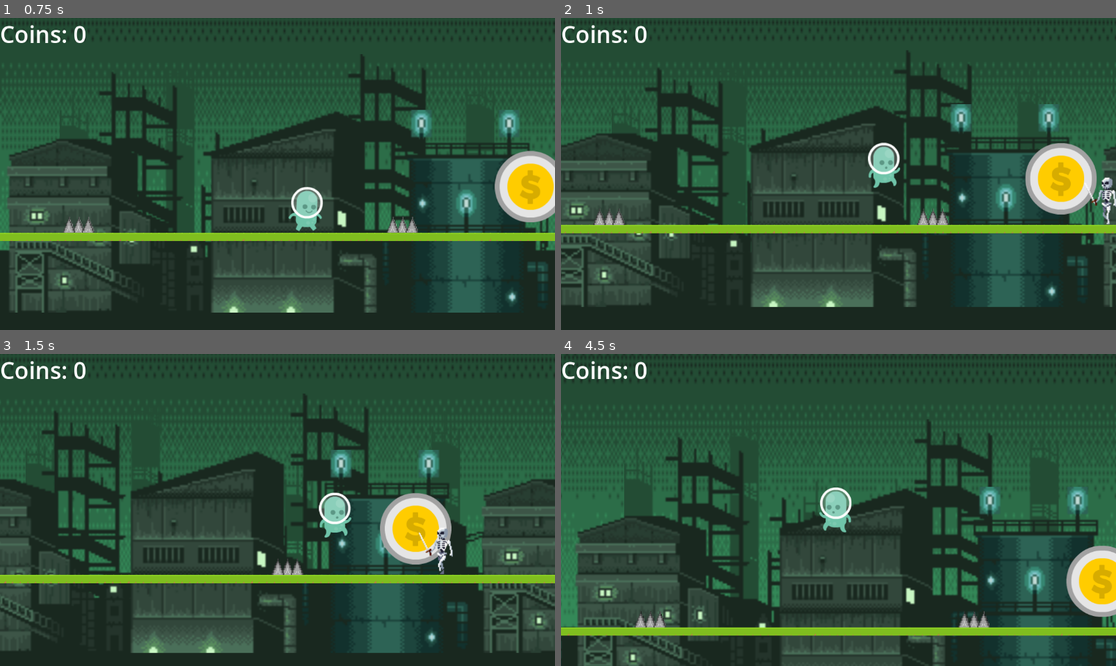
Above: before the commit, frames 1-4 (two rows, left to right).
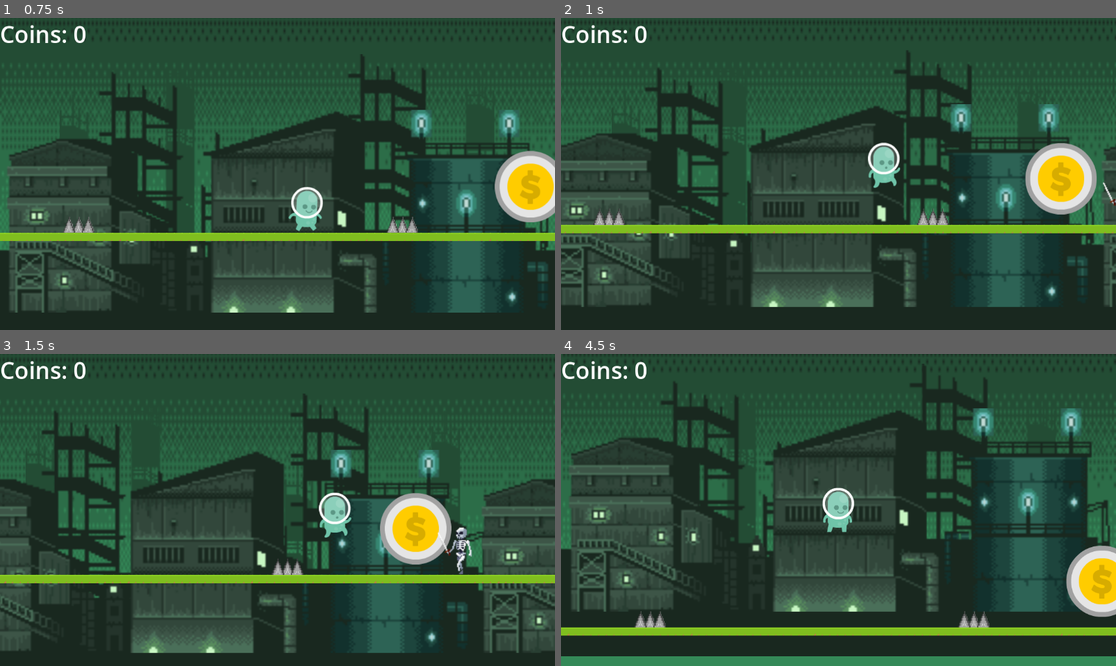
Above: after the commit, the same moments.

Repository: PietPadda/godot-2d-platformer
Game: Godot game, scene res://main.tscn
Same seed, same stepped clock (60 frames per second), same inputs: the game is played once before the commit and once after it.
Inputs:
- Up to frame 1 (0.75 s): tap Enter (ui_accept) at 0.5 s; hold Right (ui_right) from 0.53 s (still down)
- Up to frame 2 (1 s): keep holding Right (ui_right); tap Enter (ui_accept) at 0.77 s
- Up to frame 3 (1.5 s): keep holding Right (ui_right)
- Up to frame 4 (4.5 s): tap Enter (ui_accept) at 1.52, 2.75, 3.02, 3.77, 4.25 s; release Right (ui_right) at 2.03 s; hold Left (ui_left) 2.03-2.78 s; hold Right (ui_right) 2.78-4.28 s; hold Left (ui_left) from 4.28 s (still down)

Frame 1 is identical in both runs. In frame 2, 0.3% of the frame differs, in the area x 95-100%, y 51-67%; in frame 3, 0.5%; in frame 4, 37%, in the area x 0-100%, y 0-100%.

Commit message:
feat(enemy): add chase AI and disable inter-enemy collision

Diff:
--- a/godot-2d-platformer/mob/mob.gd
+++ b/godot-2d-platformer/mob/mob.gd
@@ -1,11 +1,16 @@
 extends CharacterBody2D
+
+# state machine enums
+enum {PATROL, CHASE} # efine our states
+var state = PATROL # start in PATROL
+var player = null # var to hold reference to  player
 
 # ready nodes for use
 @onready var animated_sprite = $AnimatedSprite2D
 @onready var ground_check_ray = $RayCast2D
 
 # variables
-var speed = 80.0 # walk speed
+var speed = 40.0 # walk speed
 var direction: float # only init var
 var gravity = ProjectSettings.get_setting("physics/2d/default_gravity")
 var is_stomped = false # death state init
@@ -18,9 +23,22 @@
 	else: # if odd
 		direction = -1.0 # Go left
 
-# mob movement
+# this is our state machine manager
 func _physics_process(delta):
-	# if mob  stomped, STOP all normal movement/animation logic
+	# stomped state
+	if is_stomped:
+		return # early exit
+
+	# state machine
+	match state:
+		PATROL:
+			patrol_state(delta)
+		CHASE:
+			chase_state(delta)
+
+# mob movement (old _physics_process func)
+func patrol_state(delta):
+	# if mob  stomped, STOP patrol logic
 	if is_stomped:
 		return
 
@@ -47,6 +65,32 @@
 
 	animated_sprite.play("walk") # walk animation
 	move_and_slide() # godots magic func for sliding on floor
+
+# mob chase state
+func chase_state(delta):
+	# if mob  stomped, STOP chase logic
+	if is_stomped:
+		return
+
+	# apply gravity
+	if not is_on_floor():
+		velocity.y += gravity * delta
+
+	# edge case
+	# if player disappears, go back to patrolling
+	if not is_instance_valid(player):
+		state = PATROL
+		return
+
+	# calc direction to player and move towards them
+	# player - mob position to get either + or - value
+	var direction_to_player = (player.global_position - global_position).normalized()
+	velocity.x = direction_to_player.x * speed * 4 # chase a bit faster
+
+	# standard sprite flip and walk logic
+	animated_sprite.flip_h = velocity.x < 0
+	animated_sprite.play("walk")
+	move_and_slide()
 
 # player lands on enemy head
 func _on_side_detector_body_entered(body: Node2D) -> void:
@@ -79,3 +123,14 @@
 # func called on timer one shot
 func _on_timer_timeout() -> void:
 	queue_free() # safely delete the mob from  game
+
+# func called on player entering the visibility radius
+func _on_player_detector_body_entered(body: Node2D) -> void:
+	if body.is_in_group("player"):
+		state = CHASE # set mob to hunt the player
+		player = body # the body it chases is the player
+
+func _on_player_detector_body_exited(body: Node2D) -> void:
+	if body.is_in_group("player"):
+		state = PATROL # set mob to stop hunting
+		player = null # "forget" about the player as it left vis circle
--- a/godot-2d-platformer/mob/mob.tscn
+++ b/godot-2d-platformer/mob/mob.tscn
@@ -188,15 +188,17 @@
 [sub_resource type="RectangleShape2D" id="RectangleShape2D_mixeo"]
 size = Vector2(27.5, 41.5)
 
+[sub_resource type="CircleShape2D" id="CircleShape2D_pirjb"]
+radius = 332.014
+
 [node name="Mob" type="CharacterBody2D"]
+collision_layer = 2
 script = ExtResource("1_pirjb")
 
 [node name="AnimatedSprite2D" type="AnimatedSprite2D" parent="."]
 scale = Vector2(2, 2)
 sprite_frames = SubResource("SpriteFrames_aal5p")
-animation = &"squashed"
-frame = 12
-frame_progress = 1.0
+animation = &"walk"
 
 [node name="CollisionShape2D" type="CollisionShape2D" parent="."]
 position = Vector2(0, 20)
@@ -224,6 +226,13 @@
 wait_time = 2.0
 one_shot = true
 
+[node name="PlayerDetector" type="Area2D" parent="."]
+
+[node name="CollisionShape2D" type="CollisionShape2D" parent="PlayerDetector"]
+shape = SubResource("CircleShape2D_pirjb")
+
 [connection signal="body_entered" from="StompDetector" to="." method="_on_stomp_detector_body_entered"]
 [connection signal="body_entered" from="SideDetector" to="." method="_on_side_detector_body_entered"]
 [connection signal="timeout" from="Timer" to="." method="_on_timer_timeout"]
+[connection signal="body_entered" from="PlayerDetector" to="." method="_on_player_detector_body_entered"]
+[connection signal="body_exited" from="PlayerDetector" to="." method="_on_player_detector_body_exited"]
--- a/godot-2d-platformer/project.godot
+++ b/godot-2d-platformer/project.godot
@@ -45,3 +45,8 @@
 , Object(InputEventKey,"resource_local_to_scene":false,"resource_name":"","device":-1,"window_id":0,"alt_pressed":false …(183 unchanged characters)…
 ]
 }
+
+[layer_names]
+
+2d_physics/layer_1="world"
+2d_physics/layer_2="enemies"
Not shown: 1 places in godot-2d-platformer/mob/mob.tscn that only renumber resources
